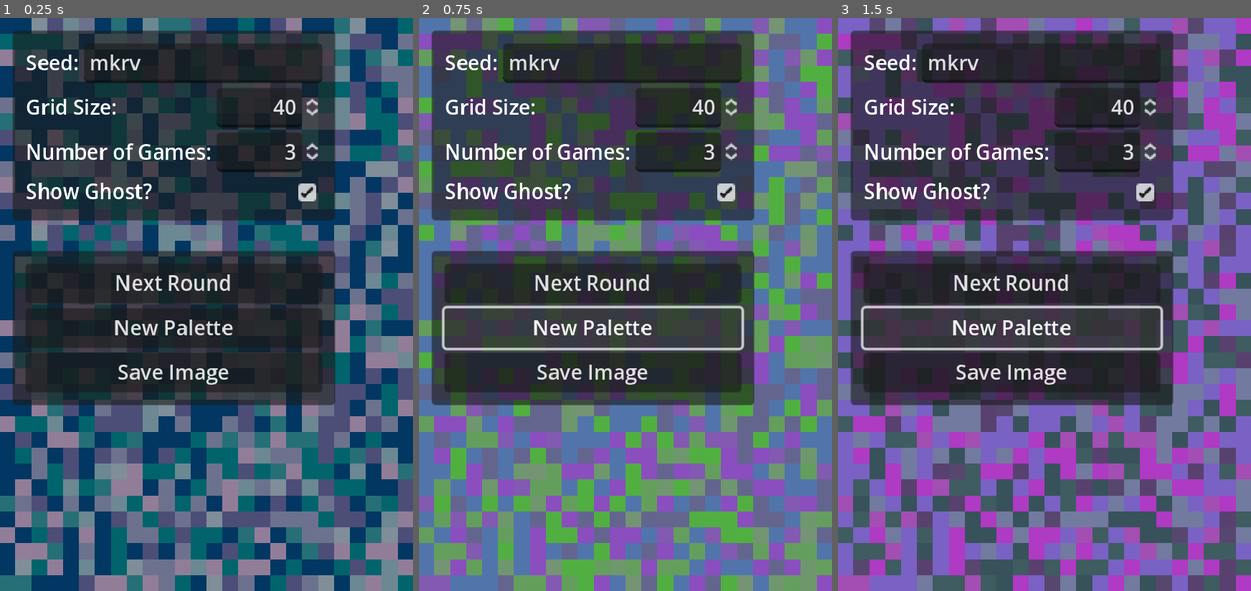
Above: before the commit, frames 1-3 (left to right).
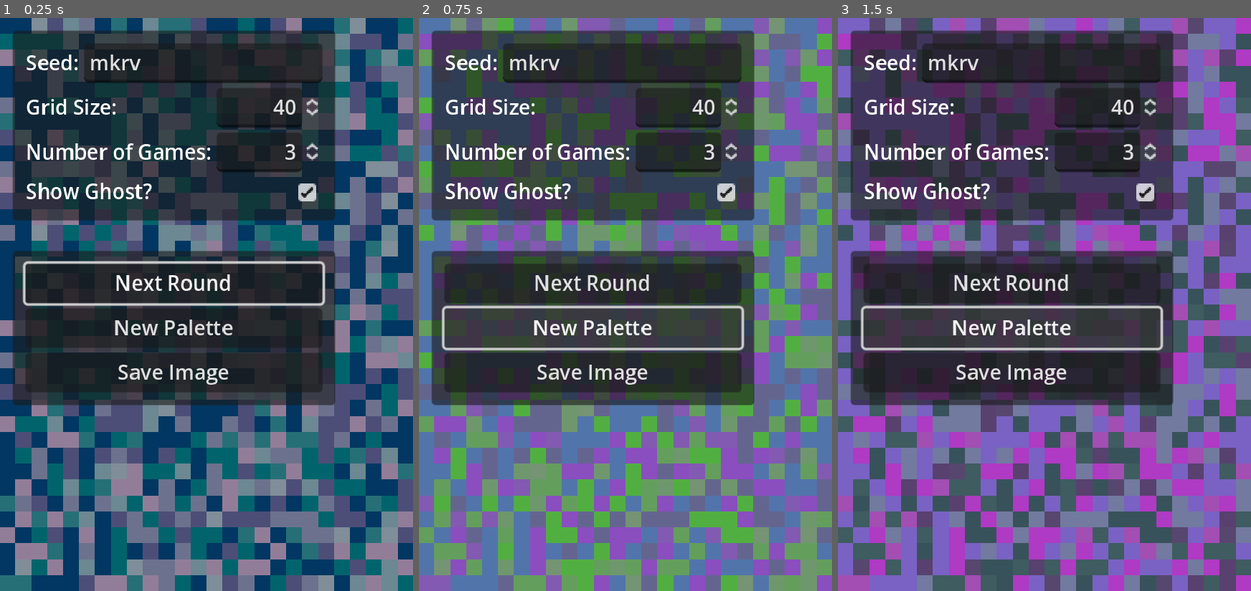
Above: after the commit, the same moments.

Repository: SashaMkrv/godot-conway-game-of-life-image-maker
Game: Godot game, scene res://Scenes/MethodTests/GeneratePalettedImageFromBitmaps.tscn
Two runs of this game, one before a commit and one after it. Both use one fixed random seed, a clock stepped at 60 frames per second and the inputs below.
Inputs:
- Up to frame 1 (0.25 s): no input
- Up to frame 2 (0.75 s): click "New Palette" at 0.5 s
- Up to frame 3 (1.5 s): click "New Palette" at 1.25 s

The runs differ from the first frame. In frame 1, 0.9% of the frame differs, in the area x 5-79%, y 42-51%; in frame 2, nothing differs; in frame 3, nothing differs.

Commit message:
missing log and focus code

Diff:
--- a/Scenes/MethodTests/GeneratePalettedImageFromBitmaps.tscn
+++ b/Scenes/MethodTests/GeneratePalettedImageFromBitmaps.tscn
@@ -89,11 +89,12 @@
 editor_description = "I am fully off right now to not create an awful seed entering expereince."
 script = ExtResource("7_s23i7")
 
-[node name="SettingsUI" type="VBoxContainer" parent="."]
 layout_mode = 0
 offset_right = 40.0
 offset_bottom = 40.0
+[node name="SettingsUI" type="VBoxContainer" parent="." node_paths=PackedStringArray("firstFocusElement")]
 script = ExtResource("8_rgd68")
+firstFocusElement = NodePath("ButtonsMargin/Panel/MarginContainer/VBoxContainer/NextRoundButton")
 
 [node name="MarginContainer" type="MarginContainer" parent="SettingsUI"]
 layout_mode = 2
@@ -212,6 +213,7 @@
 text = "Save Image
 "
 
+[node name="LogMargin" type="MarginContainer" parent="SettingsUI"]
 [connection signal="request_next_step" from="StepController" to="." method="_on_step_controller_request_next_step"]
 [connection signal="paletteRequested" from="PaletteRequestDetector" to="." method="_on_palette_request_detector_palette_requested"]
 [connection signal="gridSizeChanged" from="SettingsUI" to="." method="_on_settings_ui_grid_size_changed"]
@@ -221,7 +223,9 @@
 [connection signal="saveImageRequested" from="SettingsUI" to="." method="_on_settings_ui_save_image_requested"]
 [connection signal="seedChanged" from="SettingsUI" to="." method="_on_settings_ui_seed_changed"]
 [connection signal="showGhostChanged" from="SettingsUI" to="." method="_on_settings_ui_show_ghost_changed"]
+[connection signal="focus_exited" from="SettingsUI/MarginContainer/Panel/MarginContainer/VBoxContainer/HBoxContainer/SeedInput" to="SettingsUI" method="_on_seed_input_focus_exited"]
 [connection signal="text_changed" from="SettingsUI/MarginContainer/Panel/MarginContainer/VBoxContainer/HBoxContainer/SeedInput" to="SettingsUI" method="_on_seed_input_text_changed"]
+[connection signal="text_submitted" from="SettingsUI/MarginContainer/Panel/MarginContainer/VBoxContainer/HBoxContainer/SeedInput" to="SettingsUI" method="_on_seed_input_text_submitted"]
 [connection signal="value_changed" from="SettingsUI/MarginContainer/Panel/MarginContainer/VBoxContainer/HBoxContainer2/GridSizeInput" to="SettingsUI" method="_on_grid_size_input_value_changed"]
 [connection signal="value_changed" from="SettingsUI/MarginContainer/Panel/MarginContainer/VBoxContainer/HBoxContainer3/NumberOfGamesInput" to="SettingsUI" method="_on_number_of_games_input_value_changed"]
 [connection signal="toggled" from="SettingsUI/MarginContainer/Panel/MarginContainer/VBoxContainer/HBoxContainer4/ShowGhostInput" to="SettingsUI" method="_on_show_ghost_input_toggled"]
